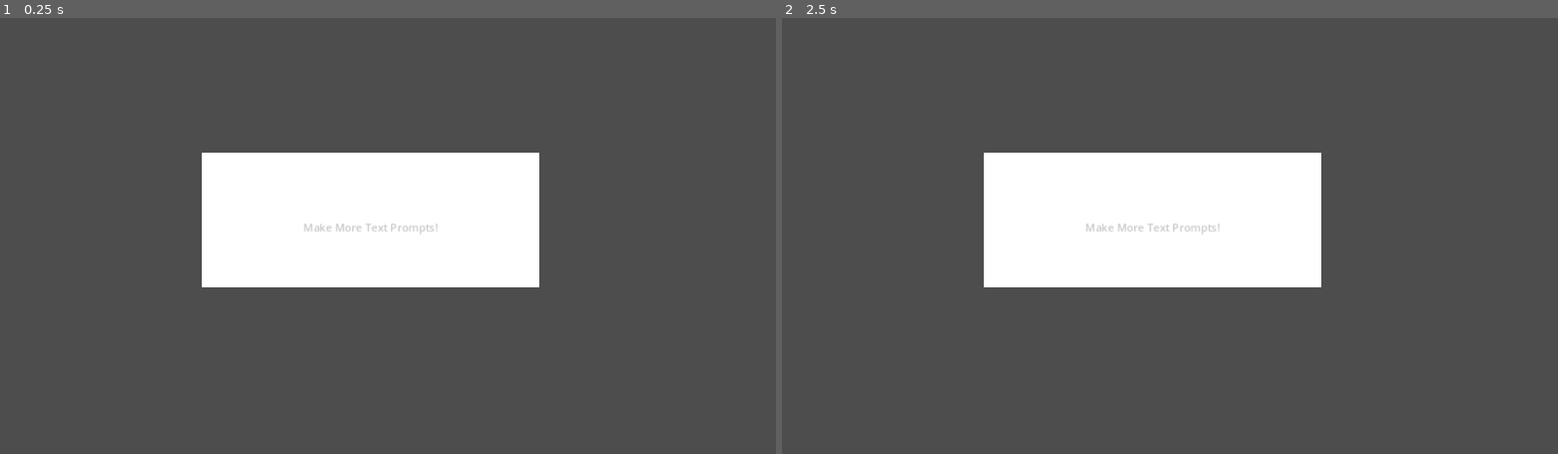
Above: before the commit, frames 1-2 (left to right).
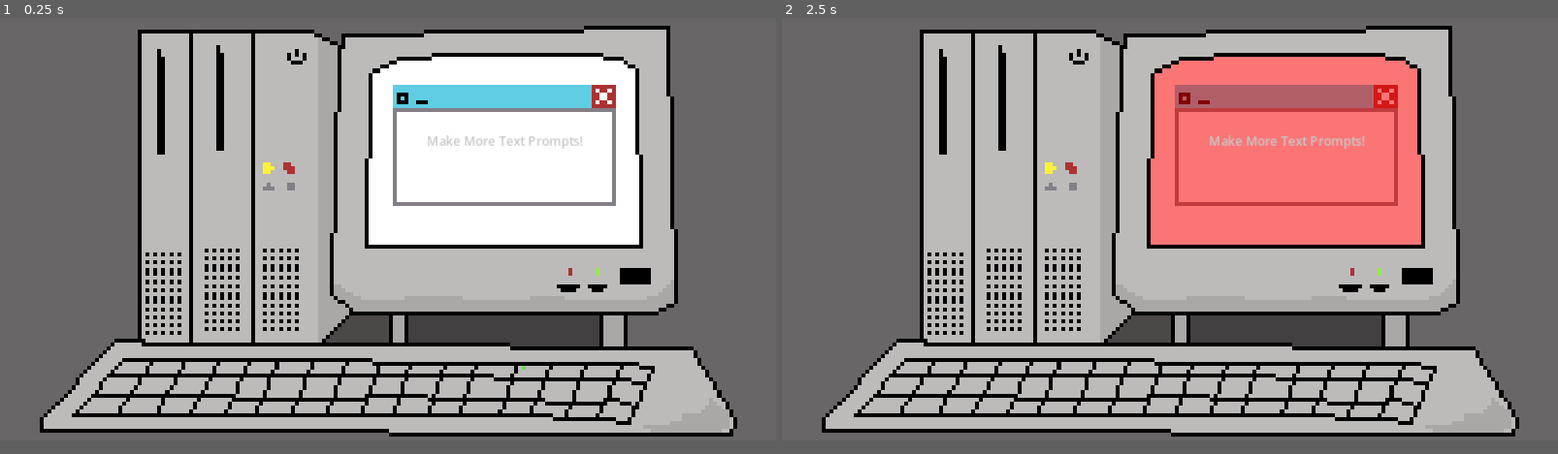
Above: after the commit, the same moments.

Repository: MonsterWook/GlobalGameJam2025
Game: Godot game, scene res://minigames/typingMinigame/typingMinigame.tscn
Same seed, same stepped clock (60 frames per second), same inputs: the game is played once before the commit and once after it. The project has no main scene, so this scene is started directly.
Inputs (mouse positions are in pixels of both pictures, inside the frame that each line leads up to):
- Up to frame 1 (0.25 s): no input
- Up to frame 2 (2.5 s): tap Enter (ui_accept) at 0.5, 0.77, 1.52, 2 s; move the mouse to (1154, 253) at 0.52 s; hold D (Right) 0.53-2.03 s; click (1154, 253) at 0.6 s; move the mouse to (1014, 257) at 1.27 s; tap Y (spawnCustomer) at 1.35 s; move the mouse to (1247, 140) at 2.02 s; hold A (Left) from 2.03 s (still down); click (1247, 140) at 2.1 s
The window is 800x450 before the commit and 800x436 after it. Grey fills any space a smaller window leaves; there, only what the larger window draws over its background counts as a difference.

The runs differ from the first frame. In frame 1, 90% of the frame differs, in the area x 0-100%, y 0-97%; in frame 2, 95%.

Commit message:
assets for typingminigame incorparated

Diff:
--- a/minigames/typingMinigame/typingMinigame.gd
+++ b/minigames/typingMinigame/typingMinigame.gd
@@ -5,6 +5,10 @@
 var currentChar: int = 0
 
 var typedText: String = ""
+var isWrong: bool = false
+var gameFinished: bool = false
+
+@onready var bg = $"../BG"
 
 # Called when the node enters the scene tree for the first time.
 func _ready():
@@ -14,13 +18,15 @@
 # Called every frame. 'delta' is the elapsed time since the previous frame.
 func _process(delta):
 	text = "[center][color=black]%s[/color][color=#c7c7c7]%s[/color][/center]" % [typedText.substr(0, currentChar), textToBeTyped.substr(currentChar)]
-	"""CODE ADDED BY MITCHELL:"""
-	if currentChar >= textToBeTyped.length():
-		"""Win (Can be in function)"""
+	if currentChar >= textToBeTyped.length() && !gameFinished:
+		gameFinished = true
+		bg.play("Finished")
+
+		await get_tree().create_timer(2).timeout
 		get_tree().change_scene_to_file("res://Main Scenes/officeLeaving.tscn")
 
 func _unhandled_input(event):
-	if currentChar >= textToBeTyped.length():
+	if isWrong or currentChar >= textToBeTyped.length():
 		return
 
 	var nextChar = textToBeTyped.unicode_at(currentChar)
@@ -40,5 +46,9 @@
 	currentChar += 1
 
 func failLetter():
-	print("fail letter")
-	pass
+	bg.play("Wrong")
+	isWrong = true
+	await get_tree().create_timer(1).timeout
+
+	isWrong = false
+	bg.play("Default")
--- a/minigames/typingMinigame/typingMinigame.tscn
+++ b/minigames/typingMinigame/typingMinigame.tscn
@@ -1,21 +1,75 @@
-[gd_scene load_steps=2 format=3 uid="uid://bqse8ivwngds6"]
+[gd_scene load_steps=8 format=3 uid="uid://bqse8ivwngds6"]
 
 [ext_resource type="Script" path="res://minigames/typingMinigame/typingMinigame.gd" id="1_ee23r"]
+[ext_resource type="Texture2D" uid="uid://l8ym0x47viyg" path="res://minigames/typingMinigame/typingMinigameSheet.png" id="2_i31cq"]
+
+[sub_resource type="AtlasTexture" id="AtlasTexture_1o8pv"]
+atlas = ExtResource("2_i31cq")
+region = Rect2(0, 0, 198, 108)
+
+[sub_resource type="AtlasTexture" id="AtlasTexture_gdikg"]
+atlas = ExtResource("2_i31cq")
+region = Rect2(198, 0, 198, 108)
+
+[sub_resource type="AtlasTexture" id="AtlasTexture_hgw5h"]
+atlas = ExtResource("2_i31cq")
+region = Rect2(396, 0, 198, 108)
+
+[sub_resource type="AtlasTexture" id="AtlasTexture_cmg0i"]
+atlas = ExtResource("2_i31cq")
+region = Rect2(0, 0, 198, 108)
+
+[sub_resource type="SpriteFrames" id="SpriteFrames_v6c4v"]
+animations = [{
+"frames": [{
+"duration": 1.0,
+"texture": SubResource("AtlasTexture_1o8pv")
+}],
+"loop": true,
+"name": &"Default",
+"speed": 5.0
+}, {
+"frames": [{
+"duration": 1.0,
+"texture": SubResource("AtlasTexture_gdikg")
+}],
+"loop": true,
+"name": &"Finished",
+"speed": 5.0
+}, {
+"frames": [{
+"duration": 1.0,
+"texture": SubResource("AtlasTexture_hgw5h")
+}, {
+"duration": 1.0,
+"texture": SubResource("AtlasTexture_cmg0i")
+}, {
+"duration": 1.0,
+"texture": SubResource("AtlasTexture_hgw5h")
+}, {
+"duration": 1.0,
+"texture": SubResource("AtlasTexture_cmg0i")
+}],
+"loop": false,
+"name": &"Wrong",
+"speed": 6.0
+}]
 
 [node name="typingMinigame" type="Node2D"]
 
+[node name="BG" type="AnimatedSprite2D" parent="."]
+texture_filter = 1
+scale = Vector2(5, 5)
+sprite_frames = SubResource("SpriteFrames_v6c4v")
+animation = &"Default"
+
 [node name="text" type="RichTextLabel" parent="."]
-offset_left = 300.0
-offset_top = 300.0
-offset_right = 800.0
-offset_bottom = 400.0
+offset_left = 28.0
+offset_top = -124.0
+offset_right = 270.0
+offset_bottom = -70.0
 bbcode_enabled = true
 text = "This is test text"
 script = ExtResource("1_ee23r")
 
-[node name="ColorRect" type="ColorRect" parent="."]
-z_index = -1
-offset_left = 300.0
-offset_top = 200.0
-offset_right = 800.0
-offset_bottom = 400.0
+[node name="Camera2D" type="Camera2D" parent="."]
--- a/project.godot
+++ b/project.godot
@@ -16,6 +16,8 @@
 
 [display]
 
+window/size/viewport_width=990
+window/size/viewport_height=540
 window/stretch/mode="canvas_items"
 
 [input]
Binary file added: minigames/typingMinigame/typingMinigameSheet.png
Not shown, added: minigames/typingMinigame/typingMinigameSheet.png.import
